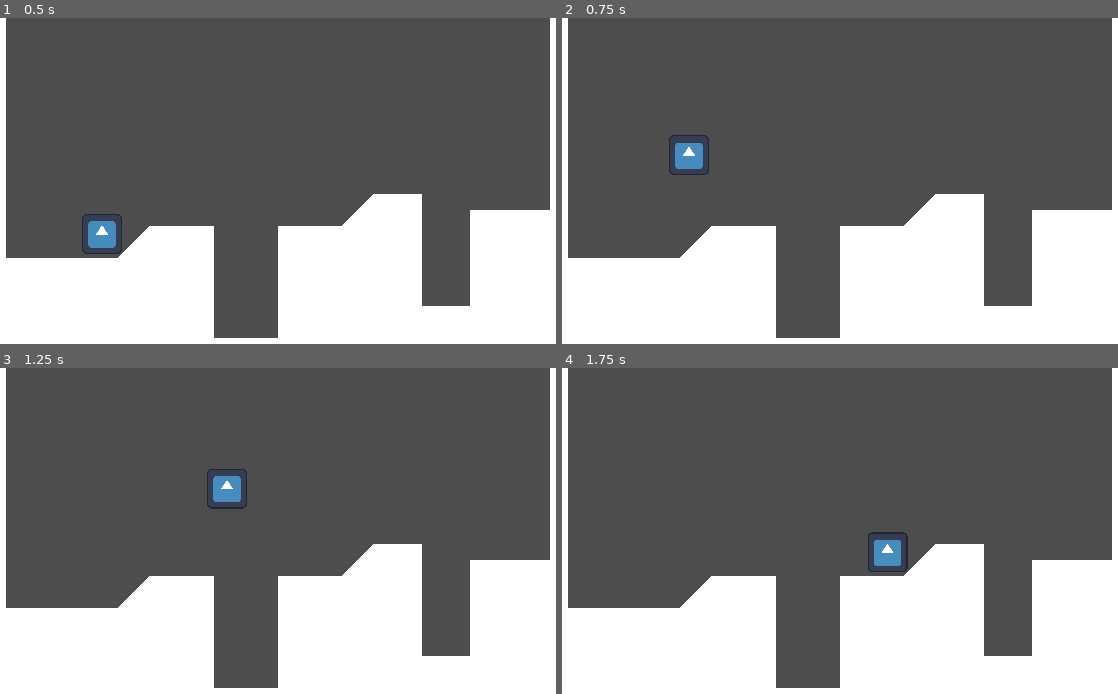
Above: before the commit, frames 1-4 (two rows, left to right).
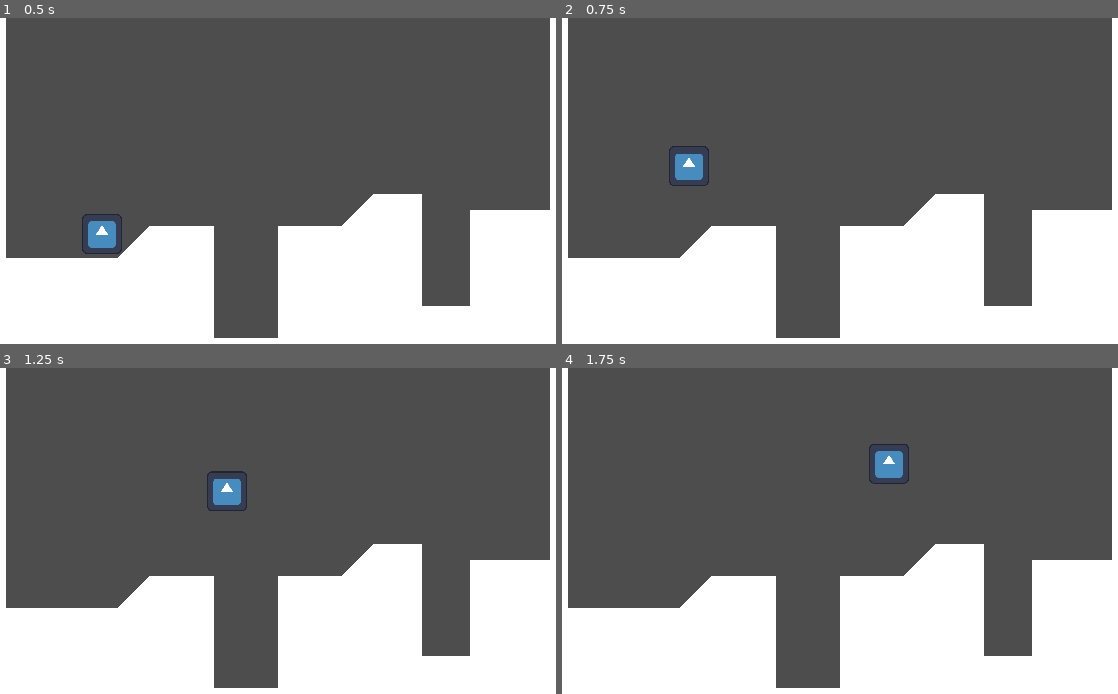
Above: after the commit, the same moments.

Repository: mtzamanpk/EnviroFormer
Game: Godot game, scene res://world.tscn
Same seed, same stepped clock (60 frames per second), same inputs: the game is played once before the commit and once after it. The engine's default icon, where the game draws it, is replaced by a stand-in: a white triangle on a blue panel in a dark square.
Inputs:
- Up to frame 1 (0.5 s): no input
- Up to frame 2 (0.75 s): tap Enter (ui_accept) at 0.5, 0.6 s; hold Right (ui_right) from 0.53 s (still down)
- Up to frame 3 (1.25 s): keep holding Right (ui_right); tap Enter (ui_accept) at 0.77, 1.07 s
- Up to frame 4 (1.75 s): keep holding Right (ui_right); tap Enter (ui_accept) at 1.35, 1.52 s

Frame 1 is identical in both runs. In frame 2, 0.5% of the frame differs, in the area x 19-27%, y 35-52%; in frame 3, 0.3%; in frame 4, 1.0%, in the area x 55-63%, y 23-63%.

Commit message:
adjusted jump properties
instead of jumping once only for static jump height, this will alter how high you jump depending on how long you hold space bar

Diff:
--- a/src/player.gd
+++ b/src/player.gd
@@ -16,8 +16,12 @@
 		velocity.y += gravity * delta
 
 	# Handle Jump.
-	if Input.is_action_just_pressed("ui_accept") and is_on_floor():
-		velocity.y = JUMP_VELOCITY
+	if is_on_floor():
+		if Input.is_action_just_pressed("ui_accept") and is_on_floor():
+			velocity.y = JUMP_VELOCITY
+	else:
+		if Input.is_action_just_released("ui_accept"):
+			velocity.y = JUMP_VELOCITY / 2
 
 	# Get the input direction and handle the movement/deceleration.
 	# As good practice, you should replace UI actions with custom gameplay actions.
